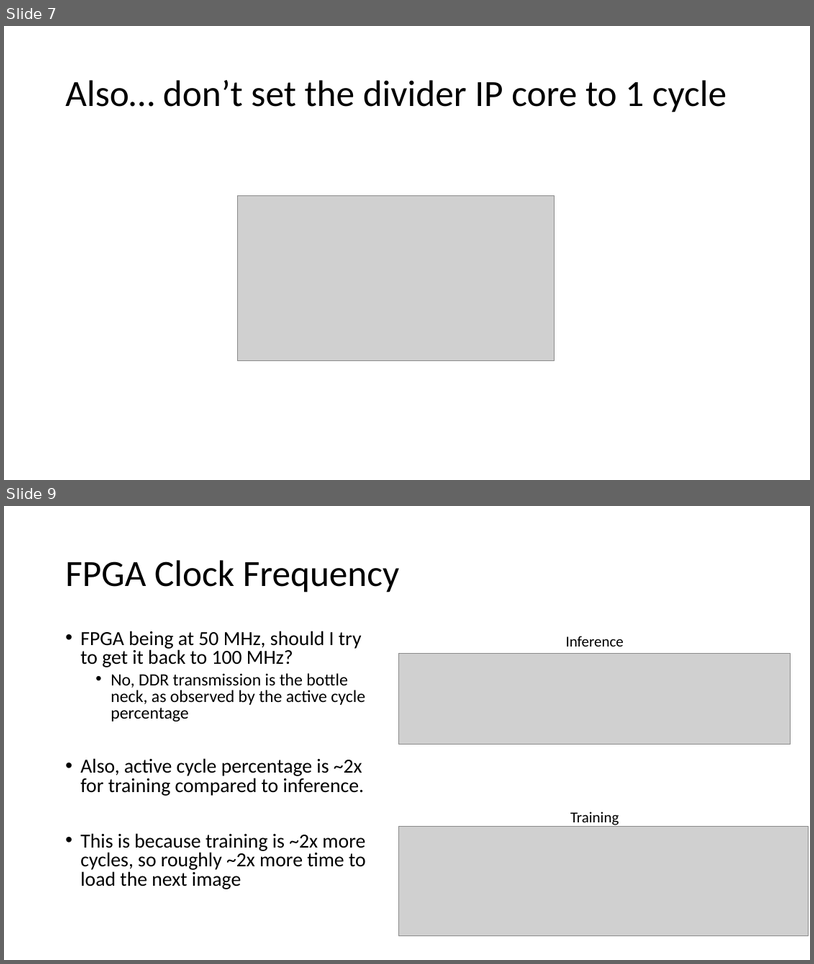
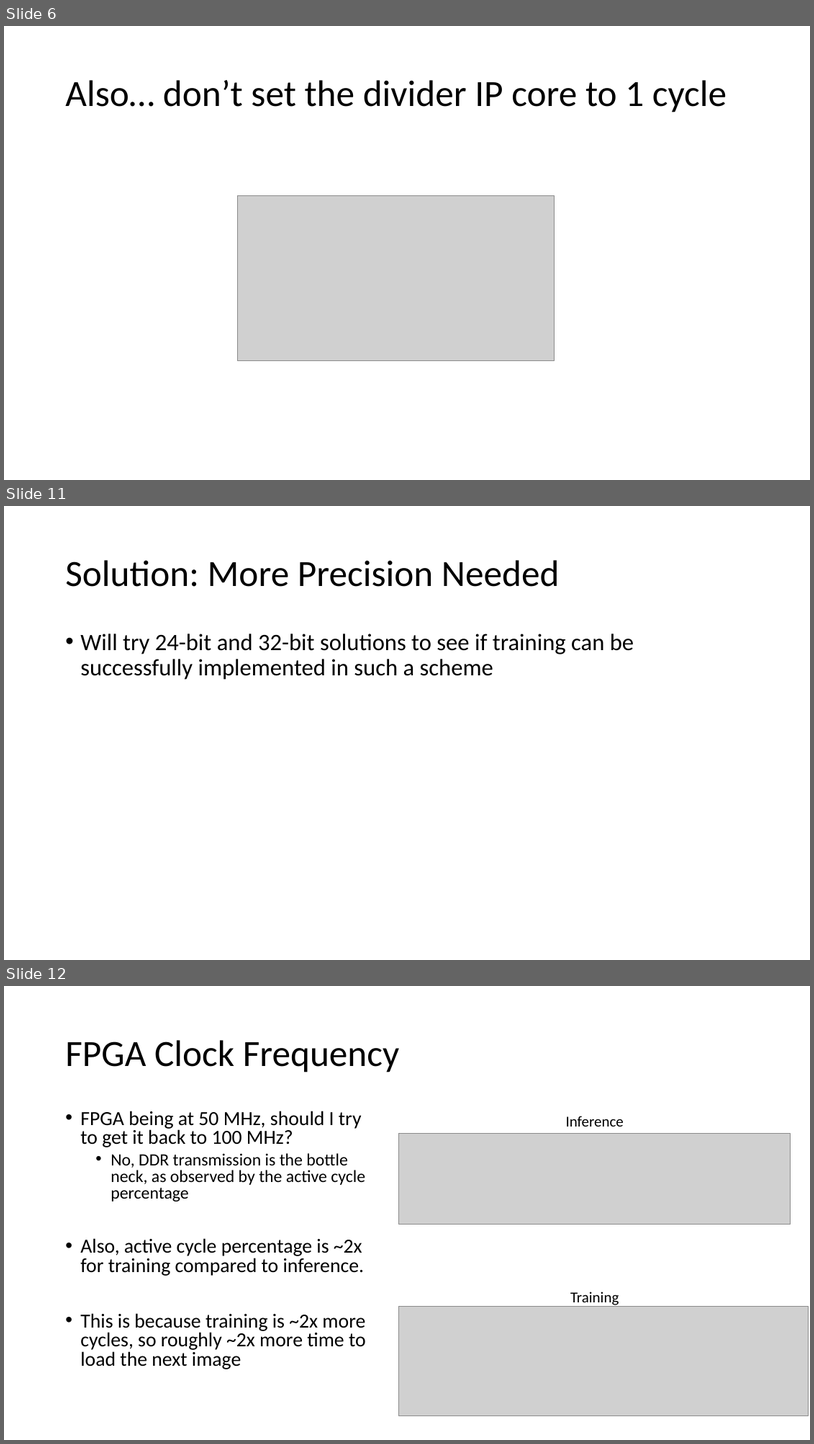
Before and after one commit to erikgroving/NeuralNetworkHardwareAccelerator, a slide deck: WeeklyPresentations/update12_06_13.pptx. Shown one above the other, each under a label of ours: slides 7 and 9 before the commit, slides 6, 11 and 12 after it; the slides between them are not shown. The pictures are 814x964 and 814x1444 pixels, drawn with LibreOffice and Linux fonts; fonts in the diff are those of the drawing; grey boxes stand for pictures. Boxes give left, top, right and bottom in pixels: in the first picture for what was removed or moved away, otherwise in the second. Text is boxed around its words. In the diff, an @@ line names an element or a change of style, - is before the commit and + after.

```diff
--- a/WeeklyPresentations/update12_06_13.pptx
+++ b/WeeklyPresentations/update12_06_13.pptx
@@ slide 11 added at (x1=4, y1=506, x2=810, y2=960), background #FFFFFF @@
@@ title added at (x1=65, y1=560, x2=560, y2=587), 44 pt, text #000000 @@
+Solution: More Precision Needed
@@ text added at (x1=80, y1=633, x2=634, y2=680), 28 pt, text #000000 @@
+• Will try 24-bit and 32-bit solutions to see if training can be successfully implemented in such a scheme
@@ what was slide 7 is now slide 6 @@
@@ what was slide 9 is now slide 12 @@
```
Also in this commit, not shown: 4 slides changed, 2 other slides added, 1 other file.
